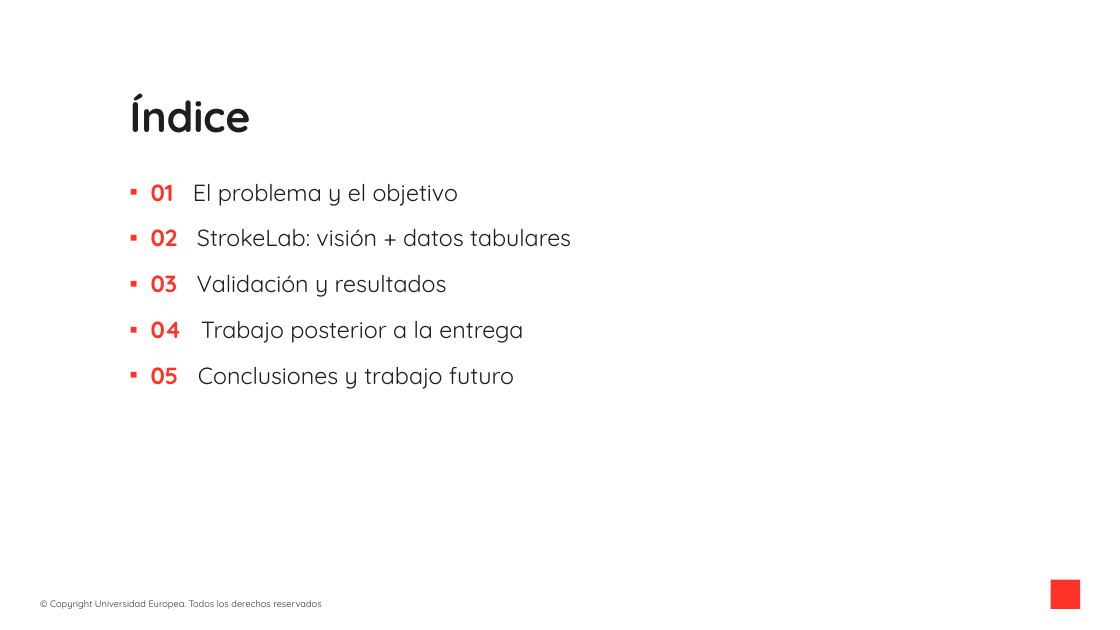
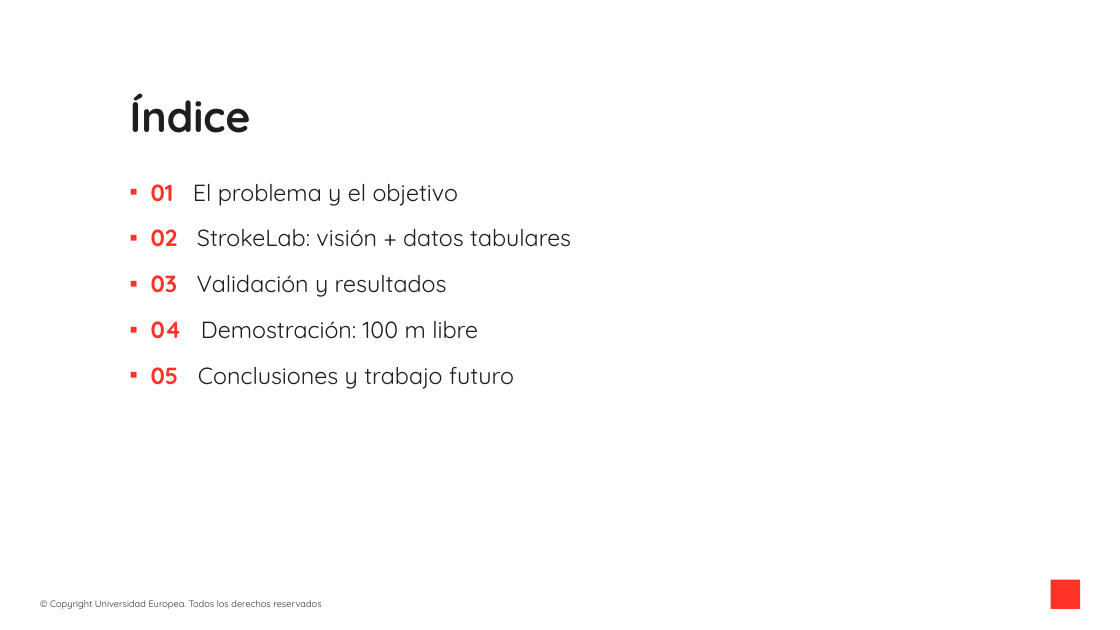
Before and after one commit to modeliana1-rgb/Strokelab, a slide deck: slide 2 of presentacion/StrokeLab_defensa.pptx. Drawn at 1120x630 pixels with LibreOffice and Linux fonts; fonts in the diff are those of the drawing; background and template pictures are left out. Boxes give left, top, right and bottom in pixels: in the first picture for what was removed or moved away, otherwise in the second. Text is boxed around its words. In the diff, an @@ line names an element or a change of style, - is before the commit and + after.

```diff
--- a/presentacion/StrokeLab_defensa.pptx
+++ b/presentacion/StrokeLab_defensa.pptx
@@ text at bbox=[150, 321, 478, 339]: text changed @@
-▪ 04 Trabajo posterior a la entrega
+▪ 04 Demostración: 100 m libre
```
Also in this commit, not shown: 4 other slides changed, 2 slides added, 4 slides removed, 2 other files.
